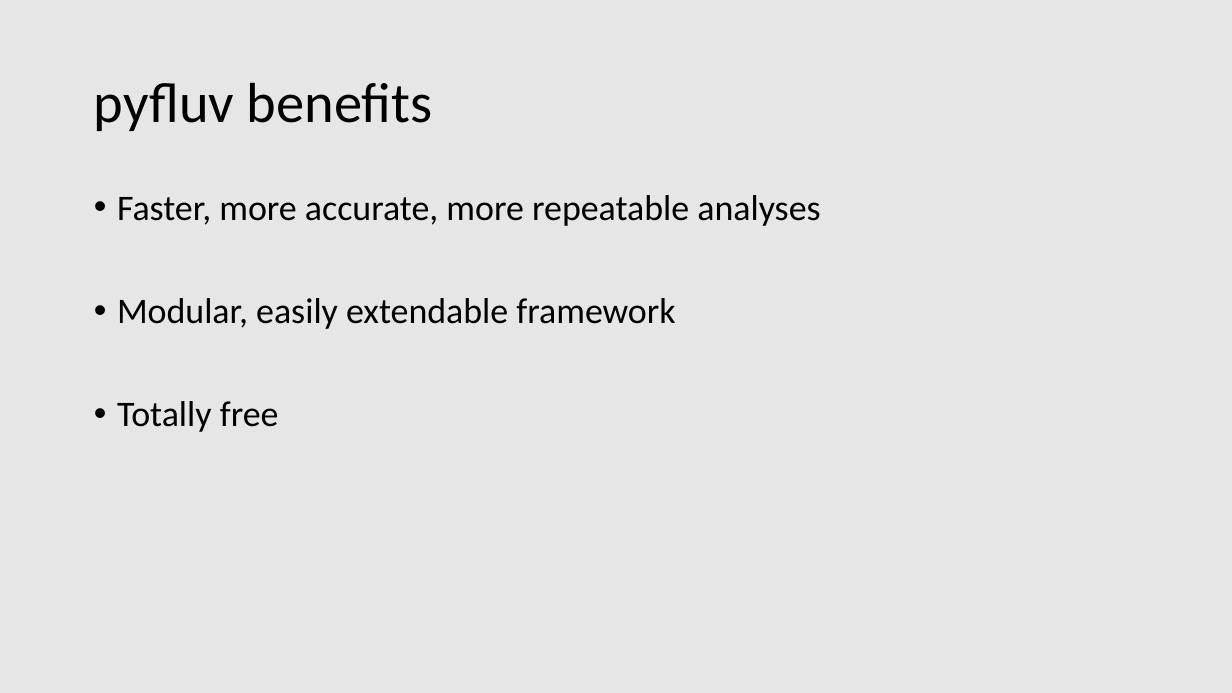
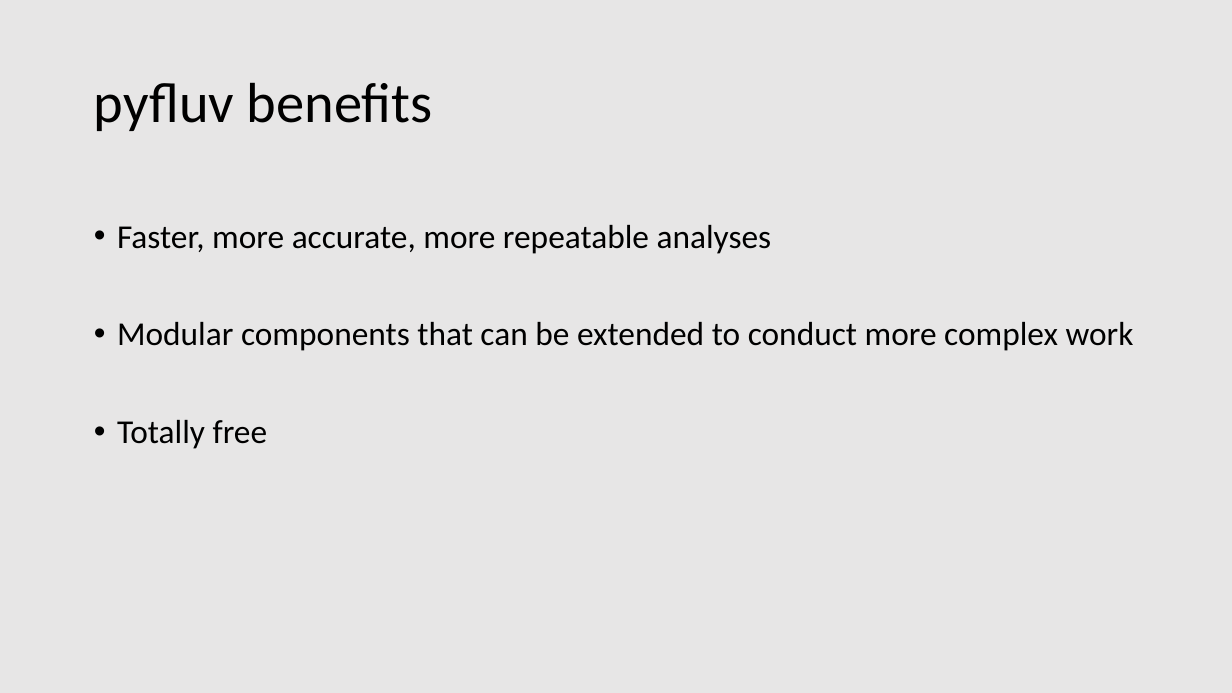
Before and after one commit to rsjones94/presentation-materials, a slide deck: slide 19 of TNAWRA_4-10-2019/jones_randall_pyfluv.pptx. Drawn at 1232x693 pixels with LibreOffice and Linux fonts; fonts in the diff are those of the drawing. Boxes give left, top, right and bottom in pixels: in the first picture for what was removed or moved away, otherwise in the second. Text is boxed around its words. In the diff, an @@ line names an element or a change of style, - is before the commit and + after.

```diff
--- a/TNAWRA_4-10-2019/jones_randall_pyfluv.pptx
+++ b/TNAWRA_4-10-2019/jones_randall_pyfluv.pptx
@@ text "Faster, more accurate, more repeatable ..." moved from (x1=117, y1=195, x2=820, y2=432) to (x1=117, y1=225, x2=1134, y2=449) @@
@@ text at (x1=117, y1=225, x2=772, y2=449): size 28 to 26 pt in "Faster, more accurate, more repeatable analyses", "Totally free" @@
@@ text at (x1=117, y1=322, x2=1134, y2=351): text changed; size 28 to 26 pt @@
-• Modular, easily extendable framework
+• Modular components that can be extended to conduct more complex work
```
Also in this commit, not shown: 5 other slides changed.
